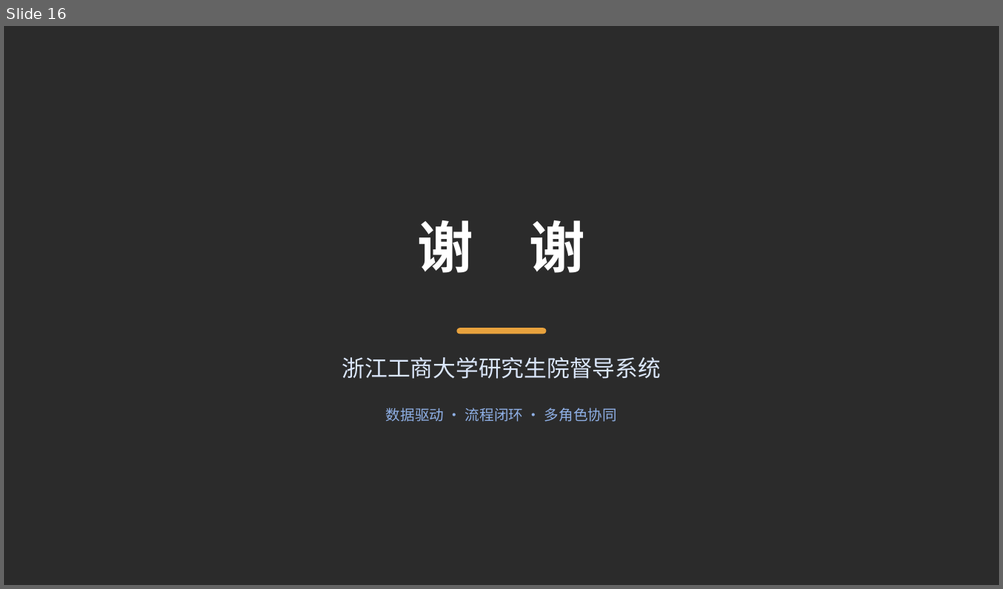
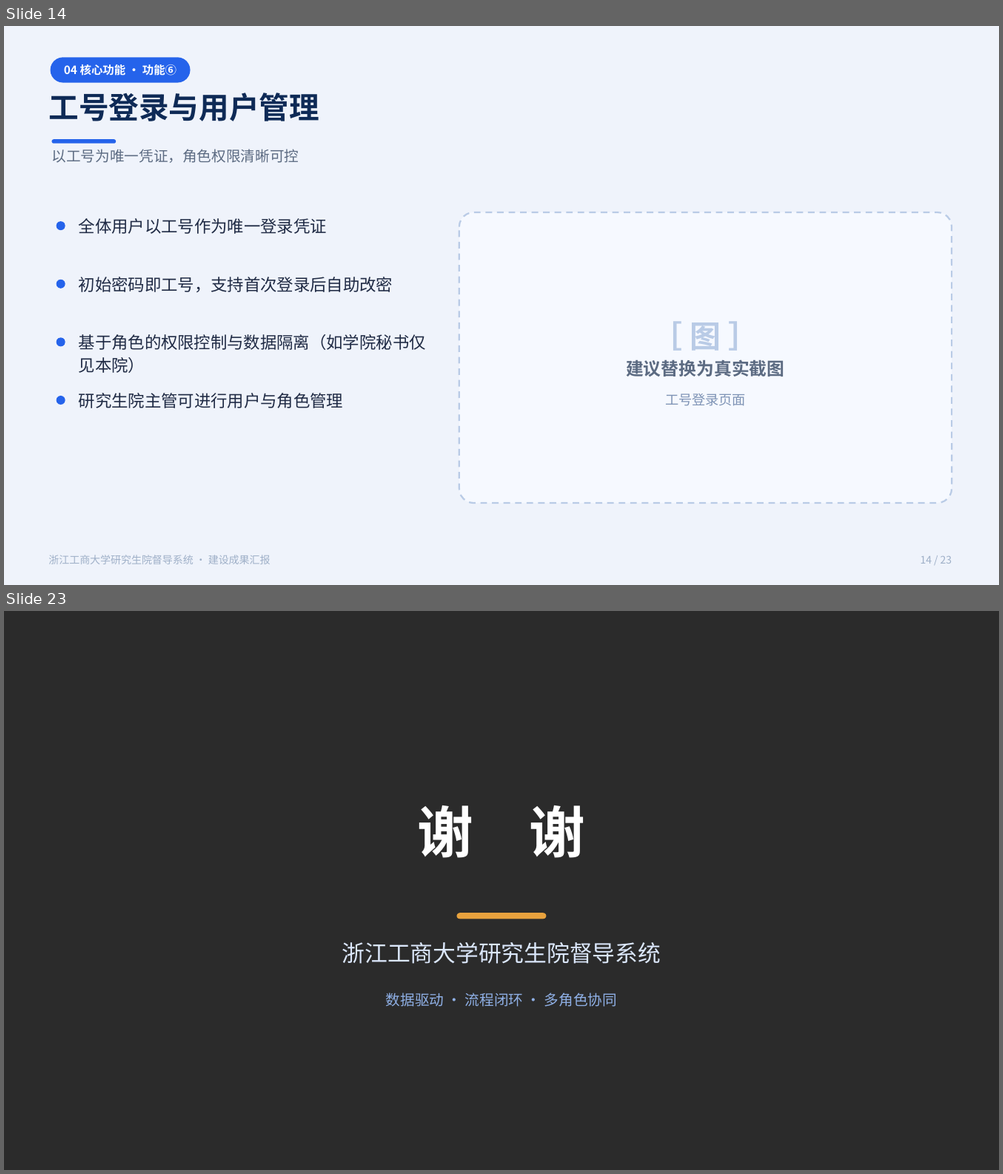
Before and after one commit to 1739467001-svg/example-of-report, a slide deck: slides/督导系统建设成果汇报.pptx. Shown one above the other, each under a label of ours: slide 16 before the commit, slides 14 and 23 after it; the slides between them are not shown. The pictures are 1003x589 and 1003x1174 pixels, drawn with LibreOffice and Linux fonts; fonts in the diff are those of the drawing; background and template pictures are left out; a plain dark background stands for a picture behind light text. Boxes give left, top, right and bottom in pixels: in the first picture for what was removed or moved away, otherwise in the second. Text is boxed around its words. In the diff, an @@ line names an element or a change of style, - is before the commit and + after.

```diff
--- a/slides/督导系统建设成果汇报.pptx
+++ b/slides/督导系统建设成果汇报.pptx
@@ slide 14 added at (4, 26, 999, 585), background #FFFFFF @@
@@ rectangle added at (4, 26, 999, 585), fill #EFF3FB @@
@@ rounded rectangle added at (51, 57, 190, 83), fill #2563EB @@
@@ text added at (64, 64, 176, 76), 11 pt, text #FFFFFF, bold @@
+04 核心功能 · 功能⑥
@@ text added at (48, 93, 319, 121), 29 pt, text #0E2A56, bold @@
+工号登录与用户管理
@@ text added at (51, 149, 299, 163), 14 pt, text #5C6B82 @@
+以工号为唯一凭证，角色权限清晰可控
@@ rounded rectangle added at (52, 139, 116, 144), fill #2563EB @@
@@ ellipse added at (57, 221, 65, 230), fill #2563EB @@
@@ text added at (79, 218, 327, 234), 16 pt, text #1F2A44 @@
+全体用户以工号作为唯一登录凭证
@@ rounded rectangle added at (459, 212, 951, 503), fill #F6F9FF, outline #B9CBE6 1.6 pt dashed @@
@@ ellipse added at (57, 280, 65, 289), fill #2563EB @@
@@ text added at (79, 277, 393, 292), 16 pt, text #1F2A44 @@
+初始密码即工号，支持首次登录后自助改密
@@ text added at (79, 335, 426, 373), 16 pt, text #1F2A44 @@
+基于角色的权限控制与数据隔离（如学院秘书仅见本院）
@@ text added at (690, 323, 721, 351), 30 pt, text #B9CBE6, bold @@
+［ 图 ］
@@ ellipse added at (57, 338, 65, 347), fill #2563EB @@
@@ text added at (626, 360, 785, 377), 17 pt, text #5C6B82, bold @@
+建议替换为真实截图
@@ ellipse added at (57, 396, 65, 405), fill #2563EB @@
@@ text added at (79, 393, 343, 409), 16 pt, text #1F2A44 @@
+研究生院主管可进行用户与角色管理
@@ text added at (665, 394, 745, 406), 13 pt, text #7E93B5 @@
+工号登录页面
@@ text added at (48, 555, 270, 565), 10 pt, text #9FB0C8 @@
+浙江工商大学研究生院督导系统 · 建设成果汇报
@@ text added at (920, 557, 952, 564), 10 pt, text #9FB0C8 @@
+14 / 23
@@ what was slide 16 is now slide 23 @@
```
Also in this commit, not shown: 15 slides changed, 6 other slides added, 9 other files.
